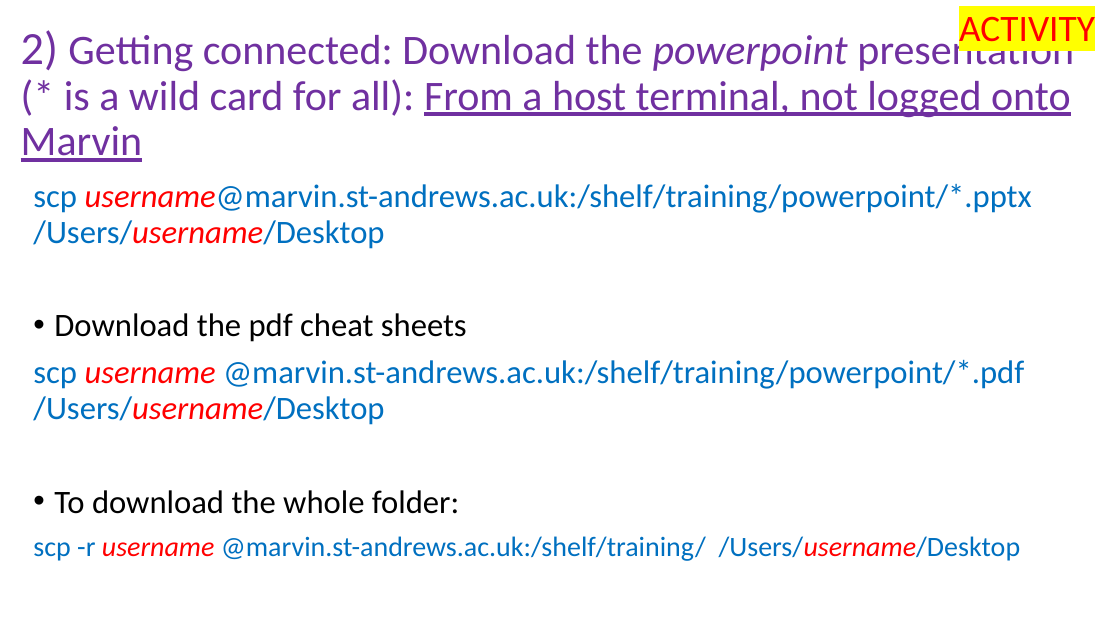
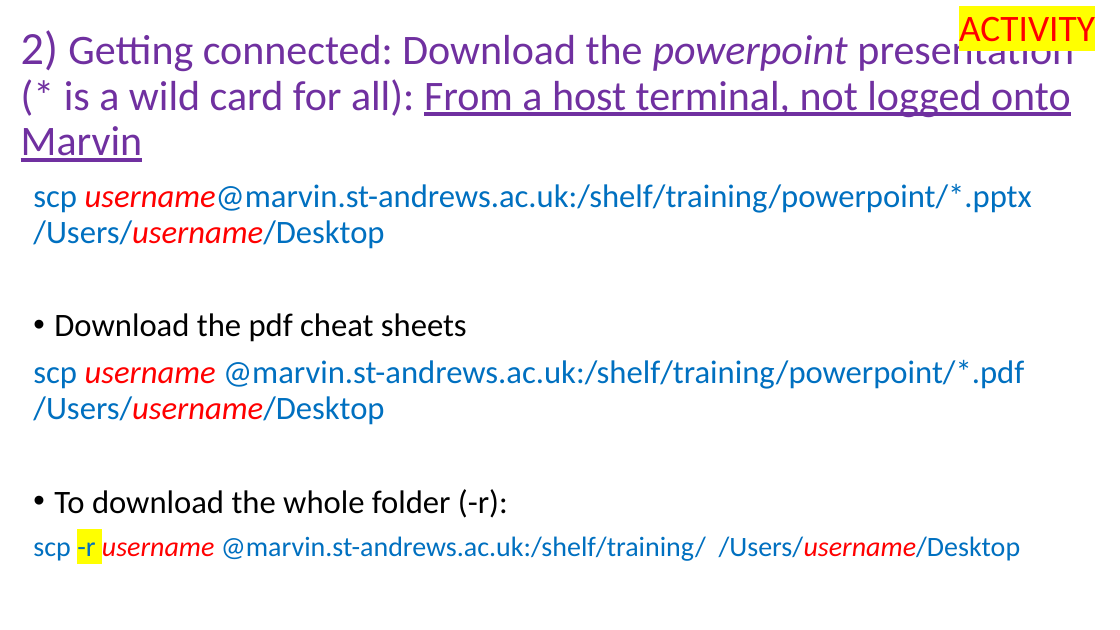
Before and after one commit to peterthorpe5/Sys_admin, a slide deck: slide 6 of cluster_course/powerpoint/2_Getting_connected.pptx. Drawn at 1120x630 pixels with LibreOffice and Linux fonts; fonts in the diff are those of the drawing. Boxes give left, top, right and bottom in pixels: in the first picture for what was removed or moved away, otherwise in the second. Text is boxed around its words. In the diff, an @@ line names an element or a change of style, - is before the commit and + after.

```diff
--- a/cluster_course/powerpoint/2_Getting_connected.pptx
+++ b/cluster_course/powerpoint/2_Getting_connected.pptx
@@ text at box(54, 489, 508, 518): text changed @@
-• To download the whole folder:
+• To download the whole folder (-r):
@@ text at box(33, 536, 1021, 561): highlight none to #FFFF00 in "-r" @@
```
Also in this commit, not shown: 3 other slides changed, 1 other file.
